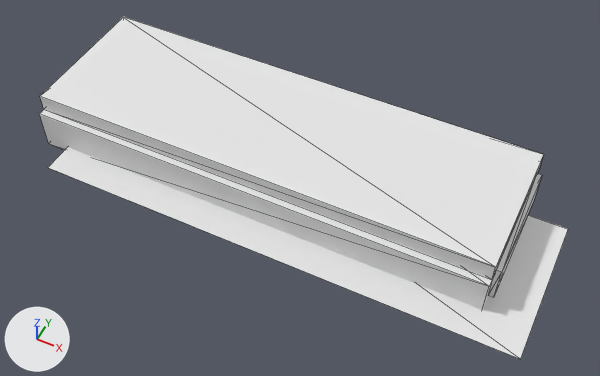
A saved change to the OBJ model game/models/log2.obj.
Rendered twice from a 50 mm camera at (1.1, -2.05, 2.33) aimed at (0.12, -0.1, -0.1). Every picture has the same lights, and +X, +Y and +Z are marked at lower left. The older version comes first. Mesh edges are drawn as thin lines. Where no turn or scale is listed for an object, it has been applied to the vertices.

Names of what the first picture shows: 'log2'.
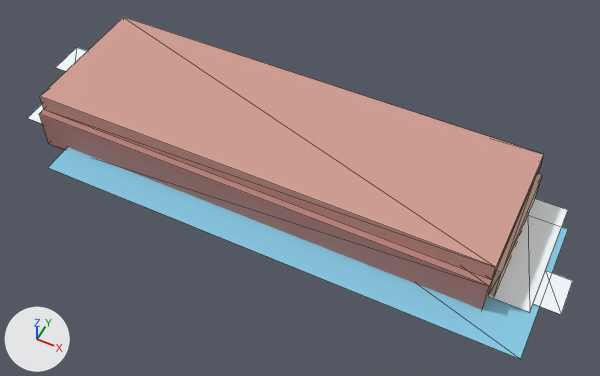
Boxes [x1, y1, x2, y2] around the edits, measured in the pictures (600 x 376 px):
'log2', recoloured, reshaped (white to pink): before [39, 17, 568, 359]; after [28, 17, 573, 359]
part 1 of me_log2, added: after [28, 48, 573, 314]

Edits to the bpy script that builds the scene:
```text
Change mat_log_shadow:
    mat_log_shadow.base_color: (0.8, 0.8, 0.8) -> (0.25, 0.6, 0.8)  # white #e7e7e7 -> cyan #89cbe7
Change mat_log_side:
    mat_log_side.base_color: (0.8, 0.8, 0.8) -> (0.5, 0.24, 0.21)  # white #e7e7e7 -> pink #bc867e
Change mat_log_top:
    mat_log_top.base_color: (0.8, 0.8, 0.8) -> (0.64, 0.34, 0.29)  # white #e7e7e7 -> pink #d19e93
Change mat_log_end:
    mat_log_end.base_color: (0.8, 0.8, 0.8) -> (0.74, 0.52, 0.4)  # white #e7e7e7 -> beige #dfbfaa
Add mat_foam:
    mat_foam = principled_material('foam')
    mat_foam.base_color = (0.9, 0.97, 1.0)  # white #f3fcff
    mat_foam.roughness = 1.0
Change me_log2:
    used by ob_log2; location = (0.0, 0.0, 0.0)
    verts and faces of me_log2; kept vertices keep their numbers, new ones are numbered from 36
    remove me_log2.from_pydata(...)  # 36 vertices, 50 faces; spans x -0.96..1.12, y -0.45..0.32, z -0.14..0.1
    add me_log2.from_pydata(...)  # 52 vertices, 58 faces; spans x -1.19..1.19, y -0.45..0.32, z -0.14..0.1
    me_log2 part 1
    add verts[36] = (-1.09, 0.26, -0.11)
    add verts[37] = (-1.09, -0.26, -0.11)  # pixel (27, 118)
    add verts[38] = (0.93, 0.26, -0.11)
    add verts[39] = (0.93, -0.26, -0.11)
    add for new, old in zip([*range(40, 44)], [*range(36, 40)]): verts[new] = verts[old] + (0.16, 0.0, 0.0)
    add verts[44] = (-1.19, 0.22, -0.11)  # pixel (76, 47)
    add verts[45] = (-1.19, 0.06, -0.11)  # pixel (55, 67)
    add verts[46] = (1.09, -0.06, -0.11)  # pixel (545, 270)
    add verts[47] = (1.09, -0.22, -0.11)  # pixel (532, 303)
    add for new, old in zip([*range(48, 52)], [*range(44, 48)]): verts[new] = verts[old] + (0.1, 0.0, 0.0)
    add faces += [(36, 37, 41), (36, 41, 40), (44, 45, 49), (44, 49, 48), (38, 39, 43), (38, 43, 42)]  # mat_foam (white #f3fcff)
    add faces += [(46, 47, 51), (46, 51, 50)]  # mat_foam (white #f3fcff)
    add me_log2.materials.append(mat_foam)  # white #f3fcff
```
